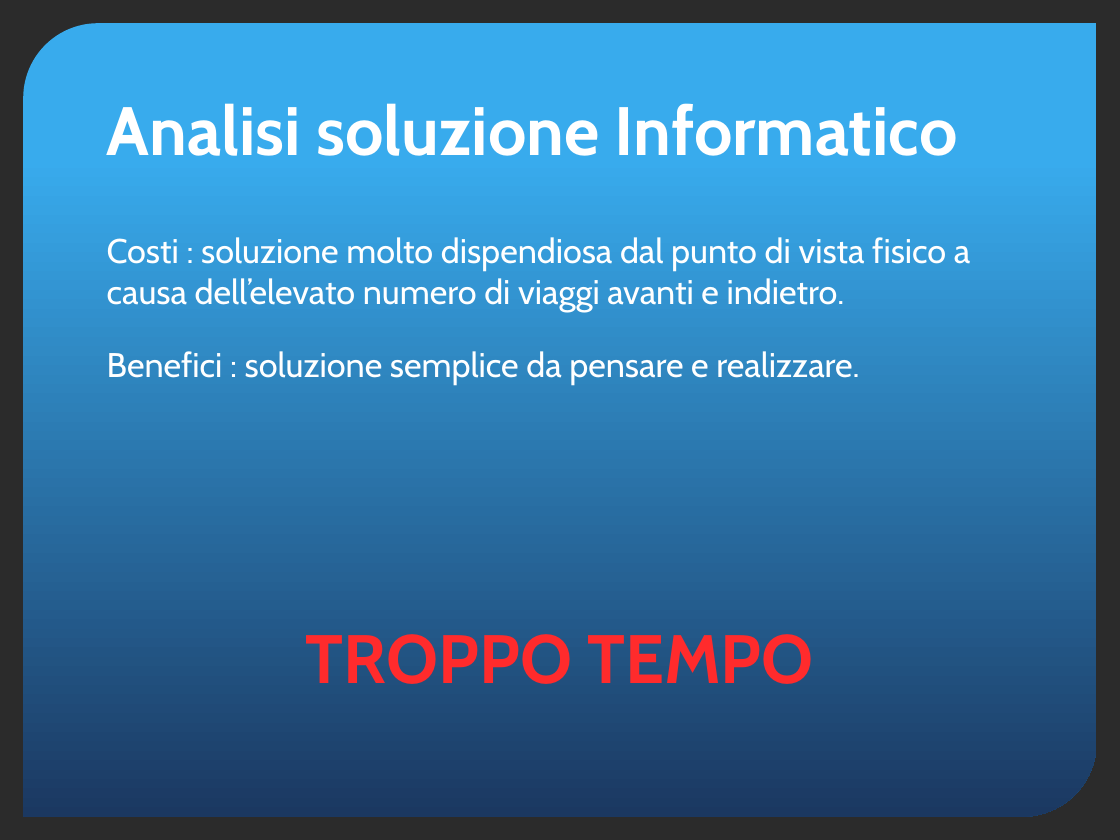
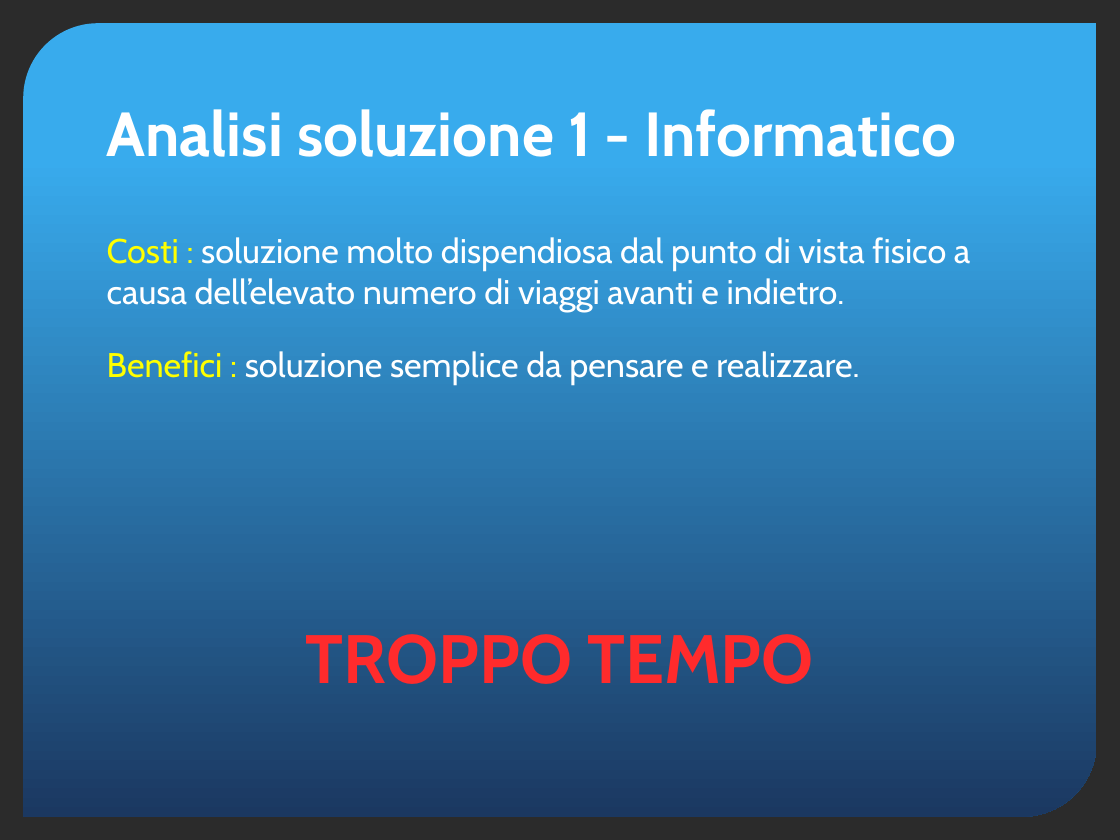
Before and after one commit to yan0z/ISW, a slide deck: slide 15 of Quesito 4 Team/Quesito4-presentazione.pptx (slide 11 before the commit). Drawn at 1120x840 pixels with LibreOffice and Linux fonts; fonts in the diff are those of the drawing; background and template pictures are left out; a plain dark background stands for a picture behind light text. Boxes give left, top, right and bottom in pixels: in the first picture for what was removed or moved away, otherwise in the second. Text is boxed around its words. In the diff, an @@ line names an element or a change of style, - is before the commit and + after.

```diff
--- a/Quesito 4 Team/Quesito4-presentazione.pptx
+++ b/Quesito 4 Team/Quesito4-presentazione.pptx
@@ title at (107, 109, 956, 157): text changed; size 44 to 40 pt @@
-Analisi soluzione Informatico
+Analisi soluzione 1 - Informatico
@@ text "Costi : soluzione molto dispendiosa ..." at (107, 237, 970, 385): text colour #FFFFFF to #FFFF00 in "Costi :", "Benefici :" @@
```
Also in this commit, not shown: 9 other slides changed, 7 slides added.
